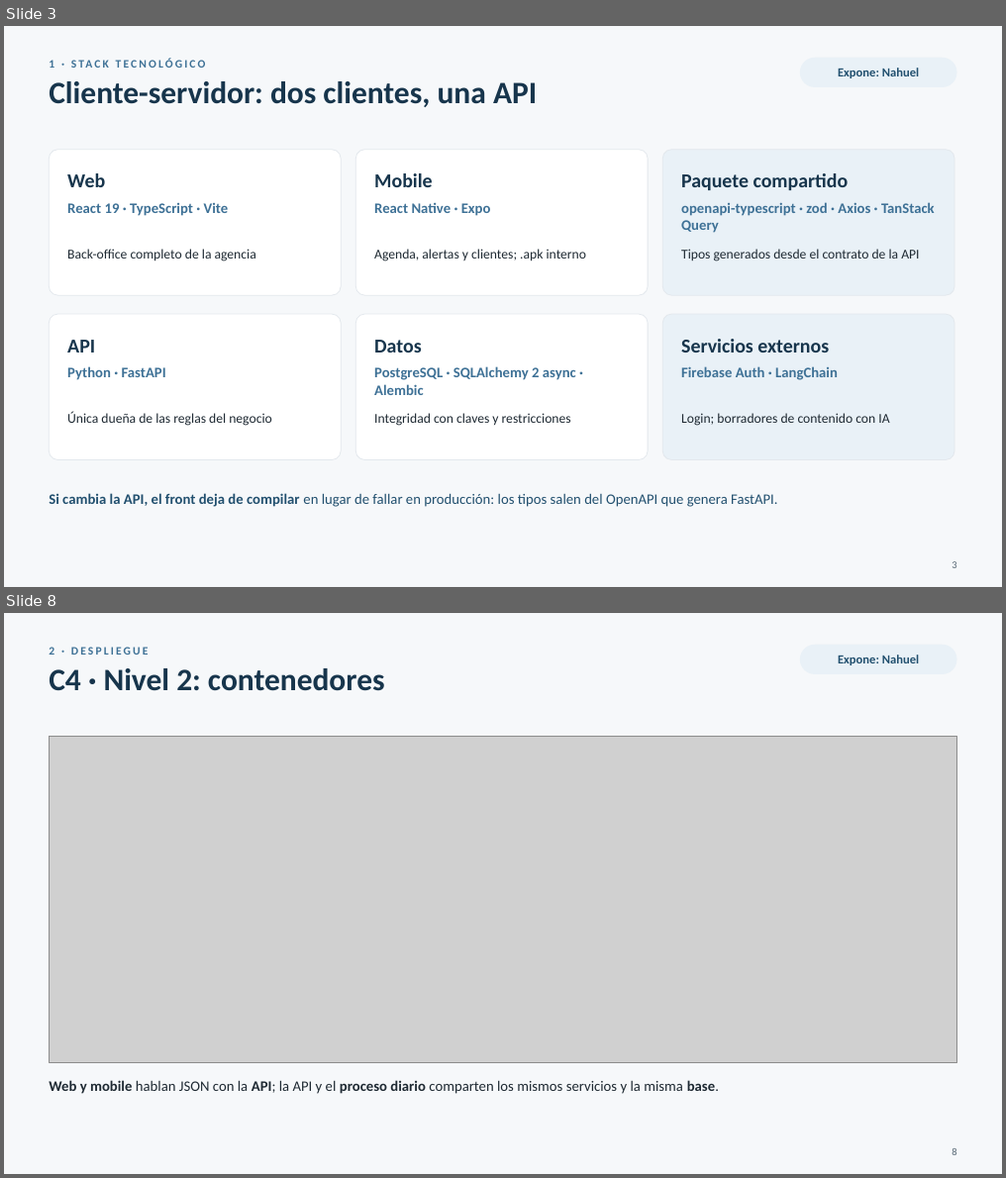
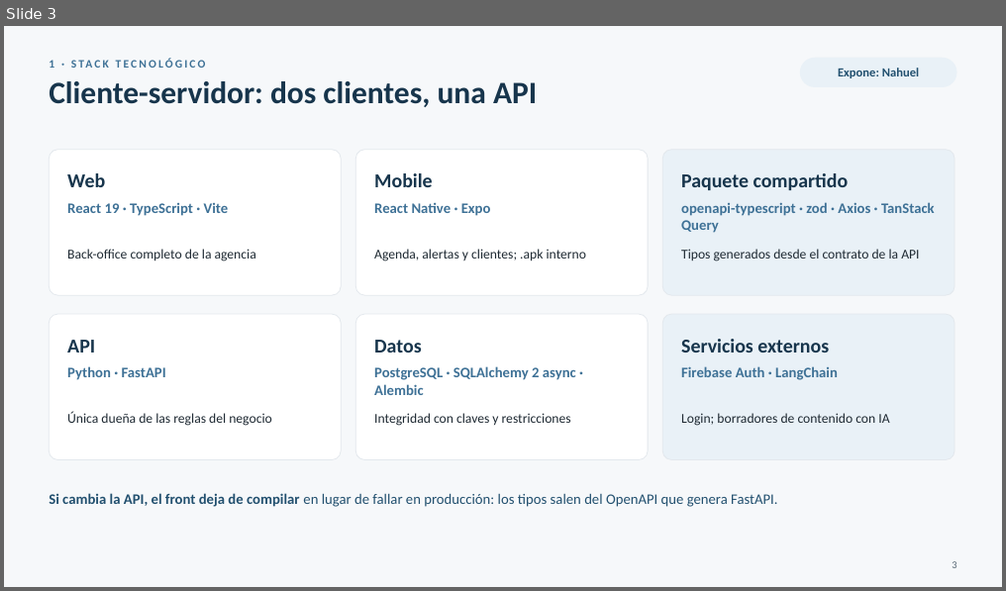
Before and after one commit to FranLuciano04/Vault-Rumbo, a slide deck: 07-Entregables/Video IA/Rumbo — parte técnica (presentación).pptx. Shown one above the other, each under a label of ours: slides 3 and 8 before the commit, slide 3 after it; the slides between them are not shown. The pictures are 1006x1178 and 1006x591 pixels, drawn with LibreOffice and Linux fonts; fonts in the diff are those of the drawing; grey boxes stand for pictures. Boxes give left, top, right and bottom in pixels: in the first picture for what was removed or moved away, otherwise in the second. Text is boxed around its words. In the diff, an @@ line names an element or a change of style, - is before the commit and + after.

```diff
--- a/07-Entregables/Video IA/Rumbo — parte técnica (presentación).pptx
+++ b/07-Entregables/Video IA/Rumbo — parte técnica (presentación).pptx
@@ slide 8 removed at [4, 613, 1002, 1174], background #F6F8FA @@
@@ text removed at [49, 647, 148, 655] @@
-2 · DESPLIEGUE
@@ text removed at [49, 668, 385, 691] @@
-C4 · Nivel 2: contenedores
@@ rounded rectangle removed at [800, 645, 957, 674] @@
@@ text removed at [838, 655, 919, 665] @@
-Expone: Nahuel
@@ picture removed at [49, 736, 957, 1062] @@
@@ text removed at [49, 1080, 719, 1094] @@
-Web y mobile hablan JSON con la API; la API y el proceso diario comparten los mismos servicios y la misma base.
@@ text removed at [951, 1149, 956, 1156] @@
-8
```
Also in this commit, not shown: 9 slides changed, 3 slides added, 7 other slides removed, 3 other files.
